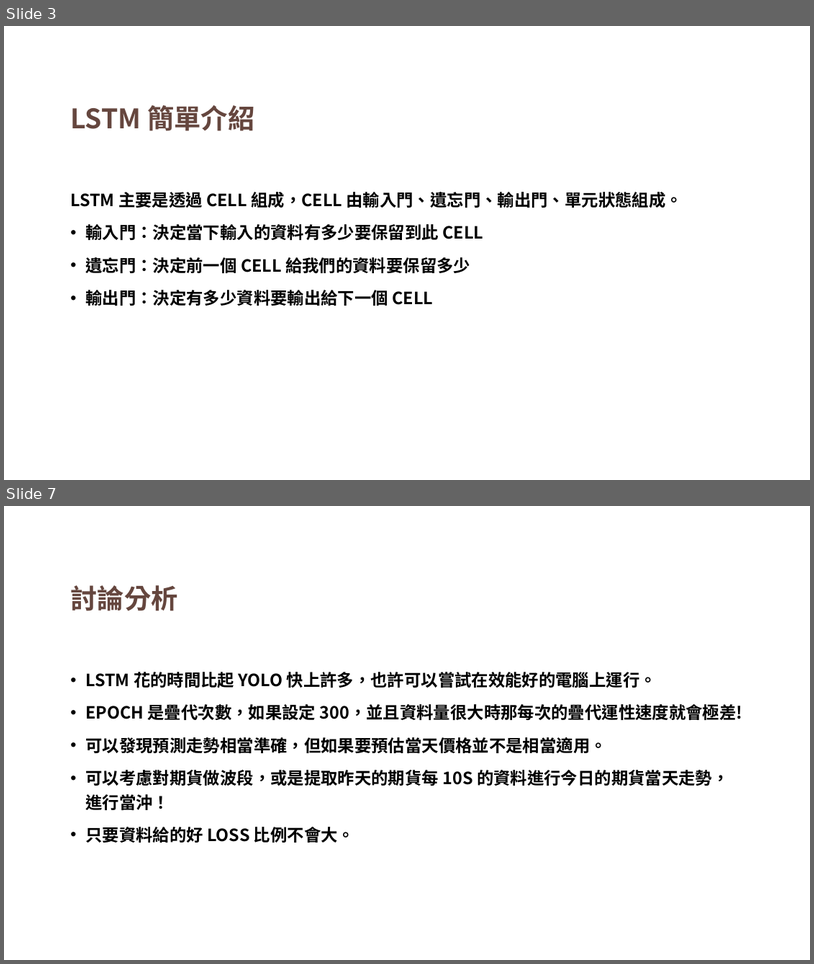
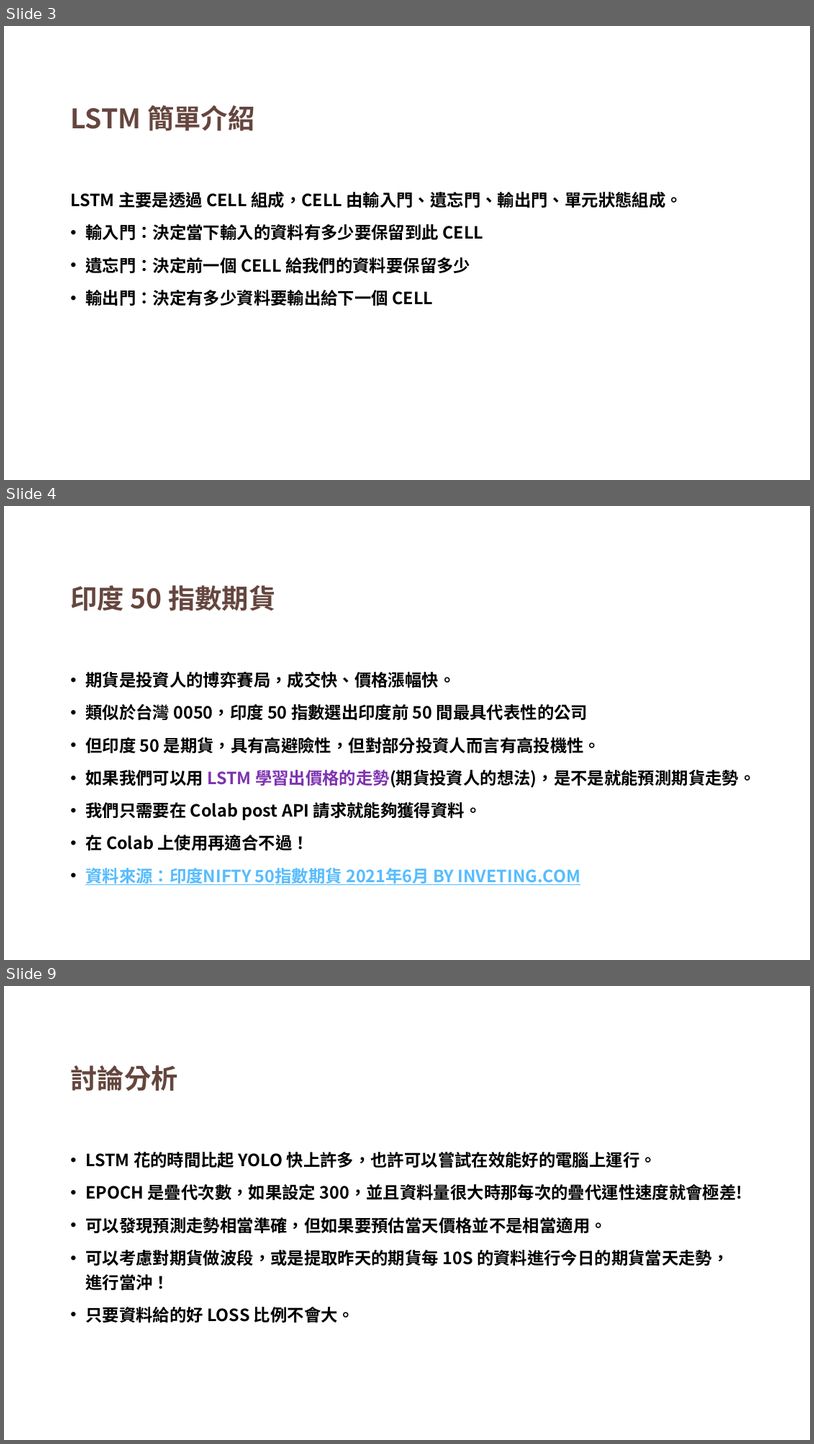
Before and after one commit to TheRiseOfDavid/NTUTcs_media, a slide deck: hw08/Project8_第32組_小組報告/report/Project8_第32組.pptx. Shown one above the other, each under a label of ours: slides 3 and 7 before the commit, slides 3, 4 and 9 after it; the slides between them are not shown. The pictures are 814x964 and 814x1444 pixels, drawn with LibreOffice and Linux fonts; fonts in the diff are those of the drawing; background and template pictures are left out. Boxes give left, top, right and bottom in pixels: in the first picture for what was removed or moved away, otherwise in the second. Text is boxed around its words. In the diff, an @@ line names an element or a change of style, - is before the commit and + after.

```diff
--- a/hw08/Project8_第32組_小組報告/report/Project8_第32組.pptx
+++ b/hw08/Project8_第32組_小組報告/report/Project8_第32組.pptx
@@ slide 4 added at (4,506,810,960), background picture (left out) @@
@@ title added at (70,585,275,611), 32 pt, text #65463E, bold @@
+印度 50 指數期貨
@@ text added at (85,672,756,885), 20 pt, text #000000, bold @@
+• 期貨是投資人的博弈賽局，成交快、價格漲幅快。
+• 類似於台灣 0050，印度 50 指數選出印度前 50 間最具代表性的公司
+• 但印度 50 是期貨，具有高避險性，但對部分投資人而言有高投機性。
+• 如果我們可以用 LSTM 學習出價格的走勢(期貨投資人的想法)，是不是就能預測期貨走勢。
+• 我們只需要在 Colab post API 請求就能夠獲得資料。
+• 在 Colab 上使用再適合不過！
+• 資料來源：印度NIFTY 50指數期貨 2021年6月 BY INVETING.COM
@@ what was slide 7 is now slide 9 @@
```
Also in this commit, not shown: 3 slides changed, 1 other slide added, 3 other files.
